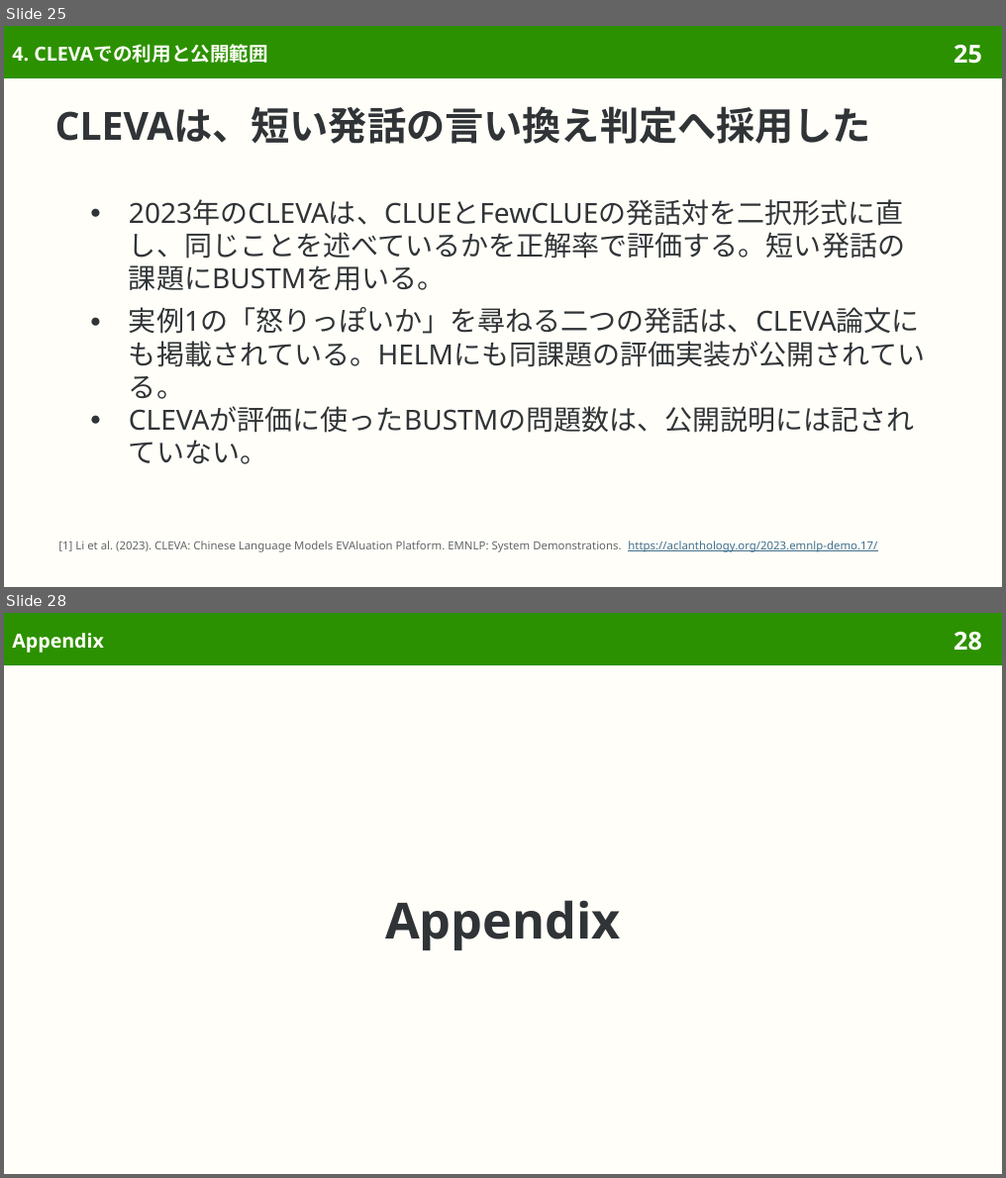
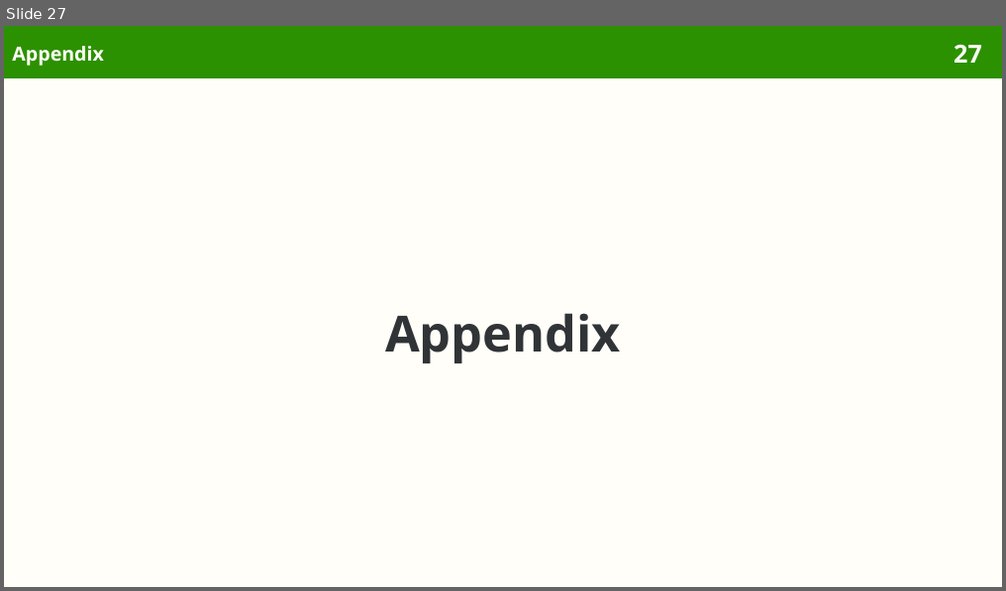
Before and after one commit to sasakiy84/datasets-in-10-minutes, a slide deck: slides/datasets-in-10-minutes-bustm.pptx. Shown one above the other, each under a label of ours: slides 25 and 28 before the commit, slide 27 after it; the slides between them are not shown. The pictures are 1006x1178 and 1006x591 pixels, drawn with LibreOffice and Linux fonts; fonts in the diff are those of the drawing. Boxes give left, top, right and bottom in pixels: in the first picture for what was removed or moved away, otherwise in the second. Text is boxed around its words. In the diff, an @@ line names an element or a change of style, - is before the commit and + after.

Commit message:
Center BUSTM on spoken intent matching and original few-shot evaluation

```diff
--- a/slides/datasets-in-10-minutes-bustm.pptx
+++ b/slides/datasets-in-10-minutes-bustm.pptx
@@ slide 25 removed at bbox=[4, 26, 1002, 587], background #FFFEF8; not listed: 2 template elements that a slide beside it also shows @@
@@ title removed at bbox=[12, 44, 268, 63] @@
-4. CLEVAでの利用と公開範囲
@@ title removed at bbox=[55, 106, 872, 144] @@
-CLEVAは、短い発話の言い換え判定へ採用した
@@ text removed at bbox=[129, 199, 925, 465] @@
-● 2023年のCLEVAは、CLUEとFewCLUEの発話対を二択形式に直し、同じことを述べているかを正解率で評価する。短い発話の課題にBUSTMを用いる。
-● 実例1の「怒りっぽいか」を尋ねる二つの発話は、CLEVA論文にも掲載されている。HELMにも同課題の評価実装が公開されている。
-● CLEVAが評価に使ったBUSTMの問題数は、公開説明には記されていない。
@@ text removed at bbox=[58, 541, 877, 553] @@
-[1] Li et al. (2023). CLEVA: Chinese Language Models EVAluation Platform. EMNLP: System Demonstrations. https://aclanthology.org/2023.emnlp-demo.17/
@@ what was slide 28 is now slide 27 @@
@@ page number at bbox=[953, 44, 982, 63]: text changed @@
-28
+27
```
Also in this commit, not shown: 9 slides changed, 1 other slide removed, 47 other files.
